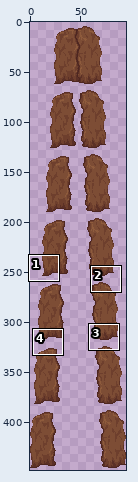
Two versions of one sprite sheet, assets/structures/cave-door.png. The first picture is a wide view before the edit; the outline marks the close-up.
Close-up. First the earlier version:
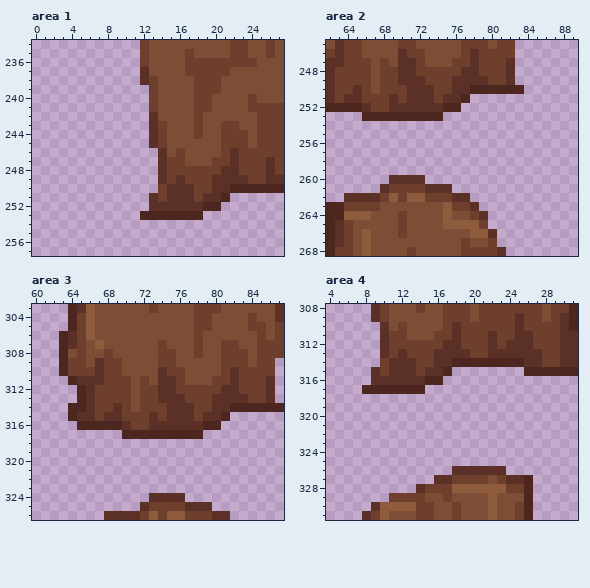
The file is 96x448 pixels. Shown: area 1: x 0..27, y 234..257; area 2: x 62..89, y 245..268; area 3: x 60..87, y 303..326; area 4: x 4..31, y 308..331. The commit also changed other parts of the picture, which this record leaves out.
Once edited:
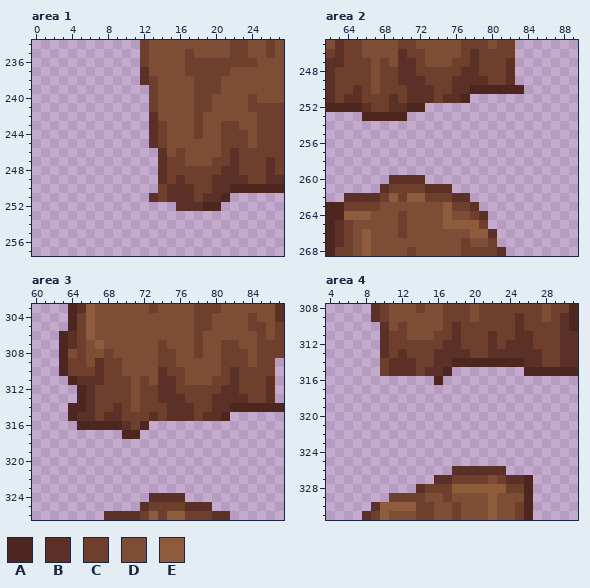
Palette (. is transparent): A #4d2620  B #5b3026  C #6e3f2d  D #7d4d35  E #8e5b3c
Diff:
Area 1:
y 252: x 13..15 BBB -> ...
y 253: x 12..18 AAAAAAA -> .......
Area 2:
y 252: x 71..76 BBBBAA -> AA....
y 253: x 71..74 AAAA -> ....
Area 3:
y 316: x 72..80 CBBBBBBAA -> A........
y 317: x 72..78 AAAAAAA -> .......
Area 4:
y 315: x 9 B -> .
y 316: x 9..15 BBBBBBA -> .......
y 317: x 8..14 AAAAAAA -> .......
Boxes around the changes in both close-ups, in picture pixels (x1, y1, x2, y2):
erased: (140, 202, 203, 220)
changed: (407, 103, 461, 121)
changed: (140, 421, 221, 439)
erased: (362, 367, 434, 394)
